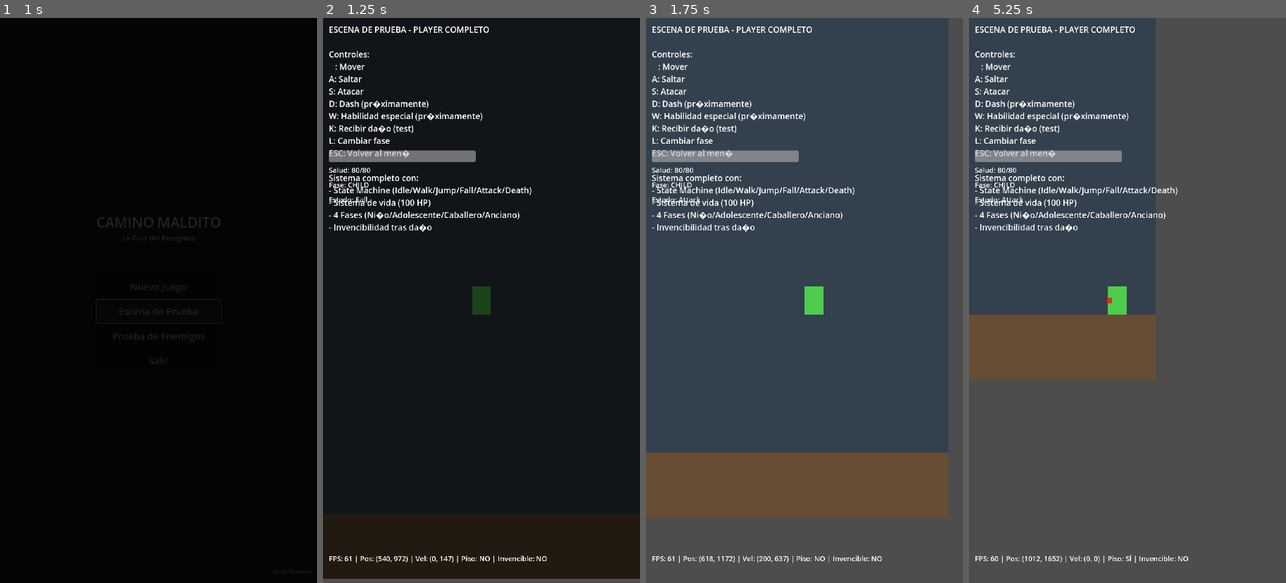
Above: before the commit, frames 1-4 (left to right).
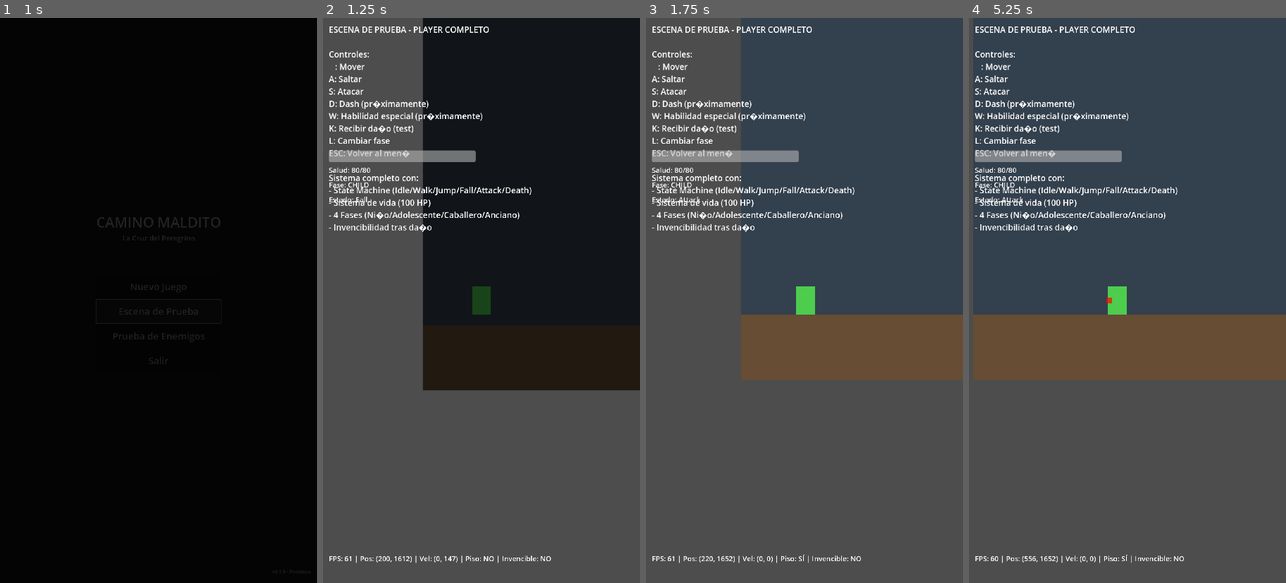
Above: after the commit, the same moments.

Repository: juanrafernandez/pilgrim
Game: Godot game, scene res://scenes/main/main_menu.tscn
Two runs of this game, one before a commit and one after it. Both use one fixed random seed, a clock stepped at 60 frames per second and the inputs below.
Inputs:
- Up to frame 1 (1 s): click "Escena de Prueba" at 0.5 s
- Up to frame 2 (1.25 s): no input
- Up to frame 3 (1.75 s): hold Right (move_right) from 1.28 s (still down); tap S (attack) at 1.35 s; tap A (jump) at 1.52 s
- Up to frame 4 (5.25 s): tap S (attack) every 0.75 s from 2.1 to 5.1 s; tap A (jump) at 2.27, 3.77, 4.52 s; release Right (move_right) at 2.78 s; hold Left (move_left) 2.78-3.53 s; hold Right (move_right) 3.53-5.03 s; hold Left (move_left) from 5.03 s (still down)

Frame 1 is identical in both runs. In frame 2, 53% of the frame differs, in the area x 0-100%, y 0-100%; in frame 3, 50%; in frame 4, 27%.

Commit message:
feat: add extended level with jumpable pit and death zone
Level Design:
- Extended ground to 4000 pixels (much longer)
- Split ground into two platforms with 400px gap (jumpable pit)
  * Ground1: 0-1500px (starting platform)
  * Gap: 1500-1900px (400px wide, requires jump)
  * Ground2: 1900-4000px (landing platform with more space)
- Added death zone at Y=2300 (falls below kill player)

Death System:
- DeathZone Area2D detects when player falls too far
- Automatically calls player.die() on contact
- Enemies distributed across both platforms
- Player starts at (200, 1600) near left edge

Gameplay:
- Player must jump the pit to reach second platform
- Falling into pit = instant death
- Longer level for better combat testing
- More space to fight enemies after crossing pit

Changes applied to both test scenes:
- test_scene_enemies: 4 enemies, 2 before pit, 2 after
- test_scene_v2: Same layout for player testing

This creates classic platformer challenge:
1. Navigate and fight on first platform
2. Jump across pit (requires timing)
3. Continue on second platform
4. Falling = death and restart

Files:
- scenes/main/test_scene_enemies.tscn/gd (pit + death zone)
- scenes/main/test_scene_v2.tscn/gd (pit + death zone)

Diff:
--- a/scenes/main/test_scene_enemies.gd
+++ b/scenes/main/test_scene_enemies.gd
@@ -6,6 +6,7 @@
 @onready var player: Player = $Player
 @onready var camera: CameraController = $Camera
 @onready var enemies_node: Node2D = $Enemies
+@onready var death_zone: Area2D = $DeathZone
 @onready var health_bar: ProgressBar = $UI/HealthBar
 @onready var health_label: Label = $UI/HealthLabel
 @onready var enemy_count_label: Label = $UI/EnemyCountLabel
@@ -23,6 +24,9 @@
 	# Connect player signals
 	player.health_changed.connect(_on_player_health_changed)
 	player.died.connect(_on_player_died)
+
+	# Connect death zone
+	death_zone.body_entered.connect(_on_death_zone_entered)
 
 	# Connect to all enemy signals
 	_setup_enemy_connections()
@@ -116,6 +120,13 @@
 	print("Player died in enemy test scene")
 
 
+func _on_death_zone_entered(body: Node2D) -> void:
+	"""Handle player falling into death zone"""
+	if body == player:
+		print("Player fell into the pit!")
+		player.die()
+
+
 func _on_enemy_died(enemy: Enemy) -> void:
 	print("Enemy died: %s" % enemy.name)
 	_update_enemy_count()
--- a/scenes/main/test_scene_enemies.tscn
+++ b/scenes/main/test_scene_enemies.tscn
@@ -7,8 +7,14 @@
 [ext_resource type="Script" path="res://scenes/main/test_scene_enemies.gd" id="5_script"]
 [ext_resource type="Script" path="res://scripts/core/camera_controller.gd" id="6_camera"]
 
-[sub_resource type="RectangleShape2D" id="RectangleShape2D_ground"]
-size = Vector2(2000, 220)
+[sub_resource type="RectangleShape2D" id="RectangleShape2D_ground1"]
+size = Vector2(1500, 220)
+
+[sub_resource type="RectangleShape2D" id="RectangleShape2D_ground2"]
+size = Vector2(2100, 220)
+
+[sub_resource type="RectangleShape2D" id="RectangleShape2D_deathzone"]
+size = Vector2(5000, 100)
 
 [node name="TestSceneEnemies" type="Node2D"]
 script = ExtResource("5_script")
@@ -27,33 +33,56 @@
 backward_limit_distance = 300.0
 forward_buffer = 200.0
 
-[node name="Ground" type="StaticBody2D" parent="."]
+[node name="Ground1" type="StaticBody2D" parent="."]
 position = Vector2(0, 1700)
 collision_layer = 2
 collision_mask = 5
 
-[node name="GroundSprite" type="ColorRect" parent="Ground"]
-offset_right = 2000.0
+[node name="GroundSprite" type="ColorRect" parent="Ground1"]
+offset_right = 1500.0
 offset_bottom = 220.0
 color = Color(0.35, 0.25, 0.15, 1)
 
-[node name="CollisionShape2D" type="CollisionShape2D" parent="Ground"]
-position = Vector2(1000, 110)
-shape = SubResource("RectangleShape2D_ground")
+[node name="CollisionShape2D" type="CollisionShape2D" parent="Ground1"]
+position = Vector2(750, 110)
+shape = SubResource("RectangleShape2D_ground1")
+
+[node name="Ground2" type="StaticBody2D" parent="."]
+position = Vector2(1900, 1700)
+collision_layer = 2
+collision_mask = 5
+
+[node name="GroundSprite" type="ColorRect" parent="Ground2"]
+offset_right = 2100.0
+offset_bottom = 220.0
+color = Color(0.35, 0.25, 0.15, 1)
+
+[node name="CollisionShape2D" type="CollisionShape2D" parent="Ground2"]
+position = Vector2(1050, 110)
+shape = SubResource("RectangleShape2D_ground2")
+
+[node name="DeathZone" type="Area2D" parent="."]
+position = Vector2(0, 2300)
+collision_layer = 0
+collision_mask = 1
+
+[node name="CollisionShape2D" type="CollisionShape2D" parent="DeathZone"]
+position = Vector2(2500, 0)
+shape = SubResource("RectangleShape2D_deathzone")
 
 [node name="Enemies" type="Node2D" parent="."]
 
 [node name="Cow1" parent="Enemies" instance=ExtResource("2_cow")]
-position = Vector2(500, 1650)
+position = Vector2(600, 1650)
 
 [node name="Wolf1" parent="Enemies" instance=ExtResource("3_wolf")]
-position = Vector2(800, 1650)
+position = Vector2(1100, 1650)
 
 [node name="Boar1" parent="Enemies" instance=ExtResource("4_boar")]
-position = Vector2(1100, 1650)
+position = Vector2(2300, 1650)
 
 [node name="Cow2" parent="Enemies" instance=ExtResource("2_cow")]
-position = Vector2(1400, 1650)
+position = Vector2(3000, 1650)
 
 [node name="UI" type="CanvasLayer" parent="."]
 
--- a/scenes/main/test_scene_v2.gd
+++ b/scenes/main/test_scene_v2.gd
@@ -5,6 +5,7 @@
 
 @onready var player: Player = $Player
 @onready var camera: CameraController = $Camera
+@onready var death_zone: Area2D = $DeathZone
 @onready var health_bar: ProgressBar = $UI/HealthBar
 @onready var health_label: Label = $UI/HealthLabel
 @onready var phase_label: Label = $UI/PhaseLabel
@@ -23,6 +24,9 @@
 	player.phase_changed.connect(_on_player_phase_changed)
 	player.died.connect(_on_player_died)
 	player.state_machine.state_changed.connect(_on_state_changed)
+
+	# Connect death zone
+	death_zone.body_entered.connect(_on_death_zone_entered)
 
 	# Initialize UI
 	_update_ui()
@@ -102,5 +106,12 @@
 	print("Player died!")
 
 
+func _on_death_zone_entered(body: Node2D) -> void:
+	"""Handle player falling into death zone"""
+	if body == player:
+		print("Player fell into the pit!")
+		player.die()
+
+
 func _on_state_changed(new_state: String) -> void:
 	state_label.text = "Estado: %s" % new_state
--- a/scenes/main/test_scene_v2.tscn
+++ b/scenes/main/test_scene_v2.tscn
@@ -4,8 +4,14 @@
 [ext_resource type="Script" path="res://scenes/main/test_scene_v2.gd" id="2_script"]
 [ext_resource type="Script" path="res://scripts/core/camera_controller.gd" id="3_camera"]
 
-[sub_resource type="RectangleShape2D" id="RectangleShape2D_ground"]
-size = Vector2(1080, 220)
+[sub_resource type="RectangleShape2D" id="RectangleShape2D_ground1"]
+size = Vector2(1500, 220)
+
+[sub_resource type="RectangleShape2D" id="RectangleShape2D_ground2"]
+size = Vector2(2100, 220)
+
+[sub_resource type="RectangleShape2D" id="RectangleShape2D_deathzone"]
+size = Vector2(5000, 100)
 
 [node name="TestScene" type="Node2D"]
 script = ExtResource("2_script")
@@ -16,7 +22,7 @@
 color = Color(0.2, 0.25, 0.3, 1)
 
 [node name="Player" parent="." instance=ExtResource("1_player")]
-position = Vector2(540, 960)
+position = Vector2(200, 1600)
 
 [node name="Camera" type="Camera2D" parent="."]
 position = Vector2(540, 960)
@@ -24,19 +30,42 @@
 backward_limit_distance = 300.0
 forward_buffer = 200.0
 
-[node name="Ground" type="StaticBody2D" parent="."]
+[node name="Ground1" type="StaticBody2D" parent="."]
 position = Vector2(0, 1700)
 collision_layer = 2
 collision_mask = 1
 
-[node name="GroundSprite" type="ColorRect" parent="Ground"]
-offset_right = 1080.0
+[node name="GroundSprite" type="ColorRect" parent="Ground1"]
+offset_right = 1500.0
 offset_bottom = 220.0
 color = Color(0.4, 0.3, 0.2, 1)
 
-[node name="CollisionShape2D" type="CollisionShape2D" parent="Ground"]
-position = Vector2(540, 110)
-shape = SubResource("RectangleShape2D_ground")
+[node name="CollisionShape2D" type="CollisionShape2D" parent="Ground1"]
+position = Vector2(750, 110)
+shape = SubResource("RectangleShape2D_ground1")
+
+[node name="Ground2" type="StaticBody2D" parent="."]
+position = Vector2(1900, 1700)
+collision_layer = 2
+collision_mask = 1
+
+[node name="GroundSprite" type="ColorRect" parent="Ground2"]
+offset_right = 2100.0
+offset_bottom = 220.0
+color = Color(0.4, 0.3, 0.2, 1)
+
+[node name="CollisionShape2D" type="CollisionShape2D" parent="Ground2"]
+position = Vector2(1050, 110)
+shape = SubResource("RectangleShape2D_ground2")
+
+[node name="DeathZone" type="Area2D" parent="."]
+position = Vector2(0, 2300)
+collision_layer = 0
+collision_mask = 1
+
+[node name="CollisionShape2D" type="CollisionShape2D" parent="DeathZone"]
+position = Vector2(2500, 0)
+shape = SubResource("RectangleShape2D_deathzone")
 
 [node name="UI" type="CanvasLayer" parent="."]
 
